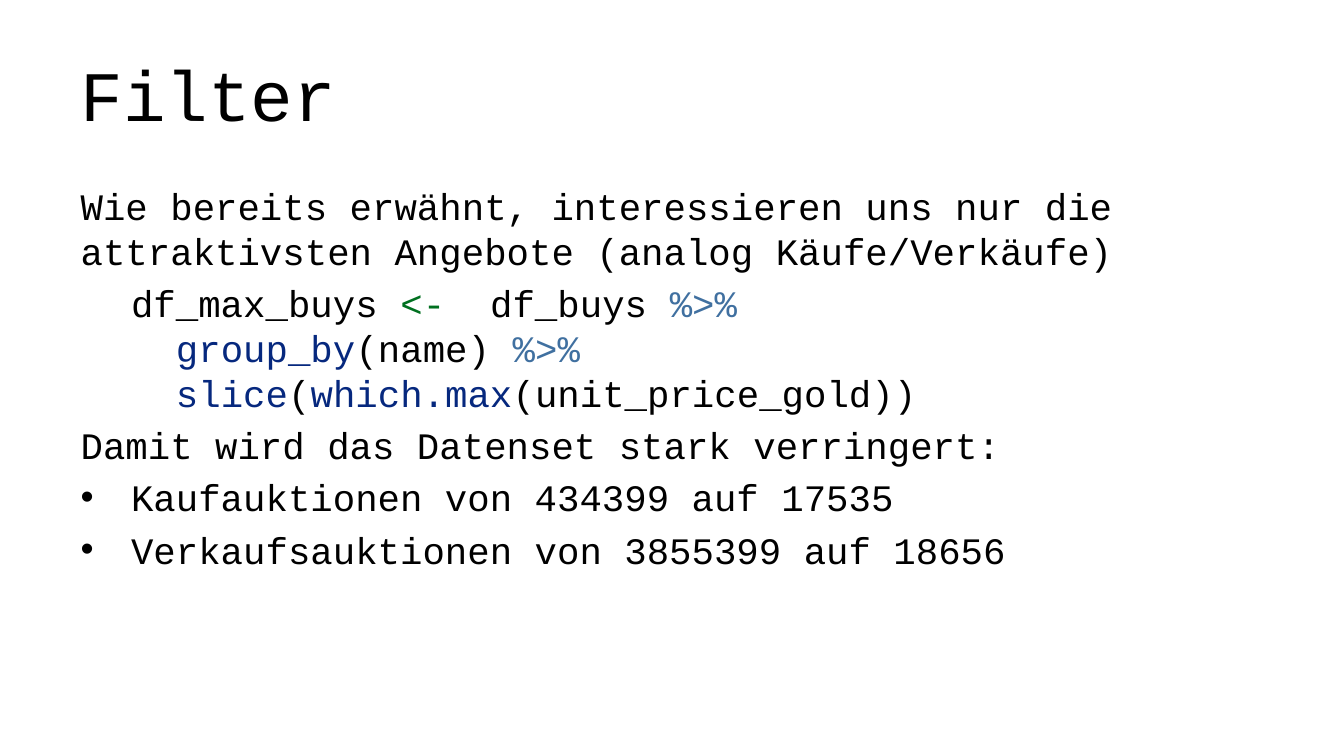
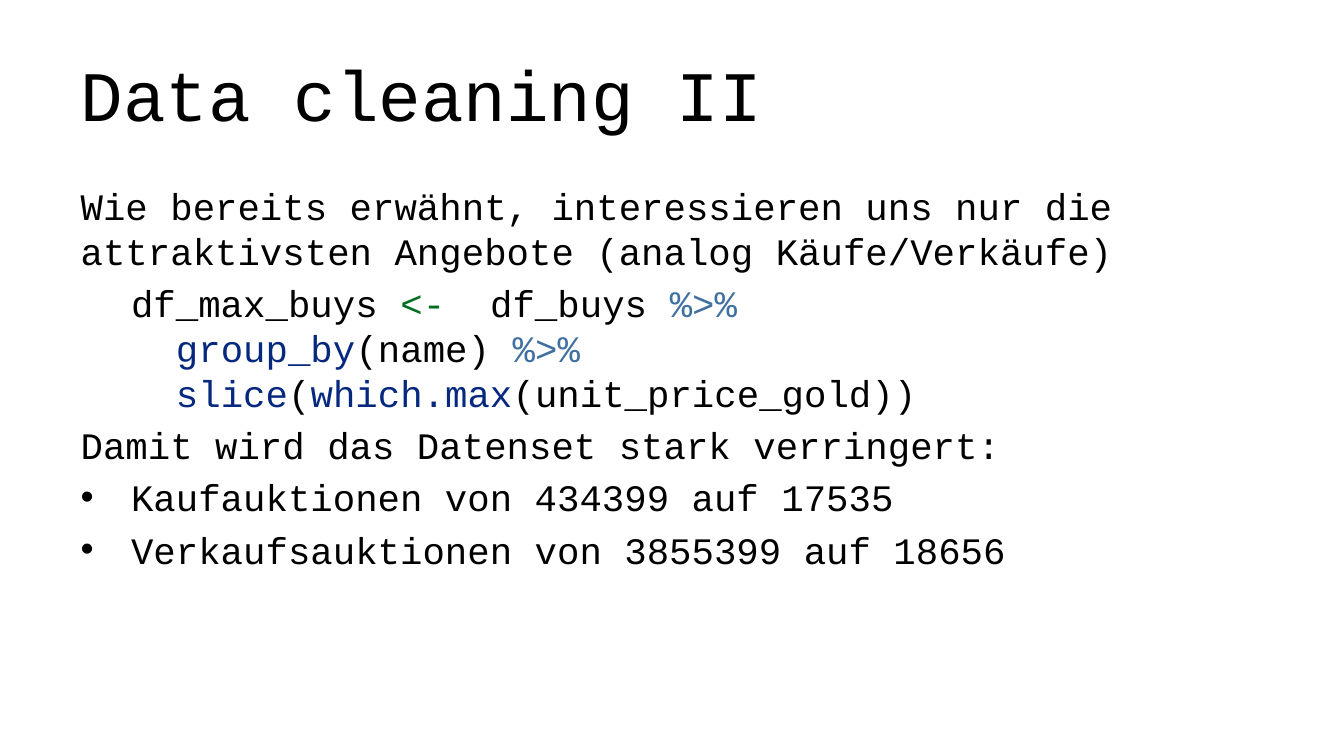
Before and after one commit to lz039/Gw2Trading, a slide deck: slide 9 of reports/presentation.pptx. Drawn at 1344x756 pixels with LibreOffice and Linux fonts; fonts in the diff are those of the drawing. Boxes give left, top, right and bottom in pixels: in the first picture for what was removed or moved away, otherwise in the second. Text is boxed around its words. In the diff, an @@ line names an element or a change of style, - is before the commit and + after.

```diff
--- a/reports/presentation.pptx
+++ b/reports/presentation.pptx
@@ title at [81, 71, 762, 136]: text changed @@
-Filter
+Data cleaning II
```
Also in this commit, not shown: 4 other slides changed, 16 slides added, 2 slides removed, 3 other files.
